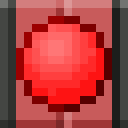
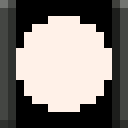
Comparing the layer stacks of the two 128px x 128px images. Changes:
added layer "Layer #3" above "Pasted Layer copy" over [16, 16, 112, 112]
moved "Pasted Layer copy" above "Layer #2", painted on it over [16, 16, 112, 112]
added layer "Layer #2" above "Layer" over [16, 0, 112, 128]
added layer "Layer" above "Pasted Layer" over [16, 0, 112, 128]
hid "Pasted Layer #1" over [16, 0, 112, 128]
